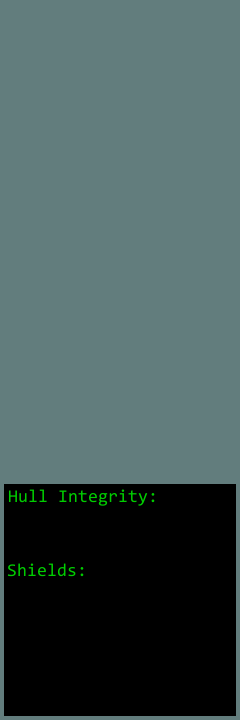
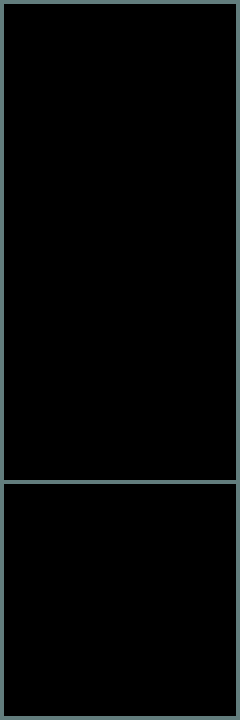
Layer changes from the first w=240, h=720 image to the second:
hid "Shields:" over (x1=7, y1=563, x2=84, y2=577)
hid "Hull Integrity:" over (x1=8, y1=489, x2=155, y2=506)
painted on "Display Stuff" over (x1=4, y1=4, x2=236, y2=480)
